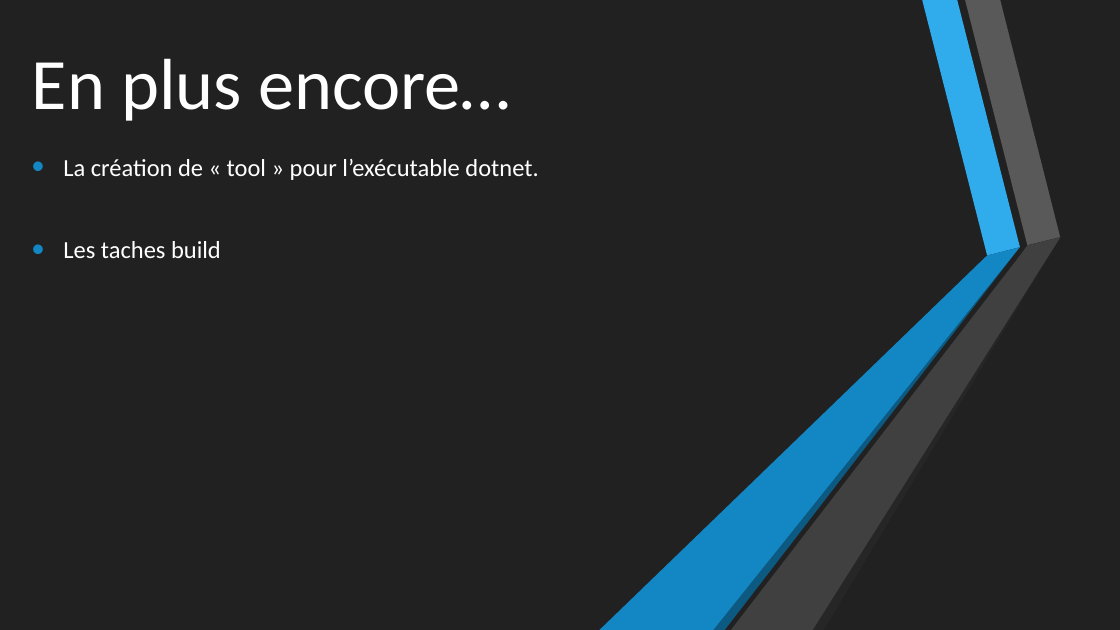
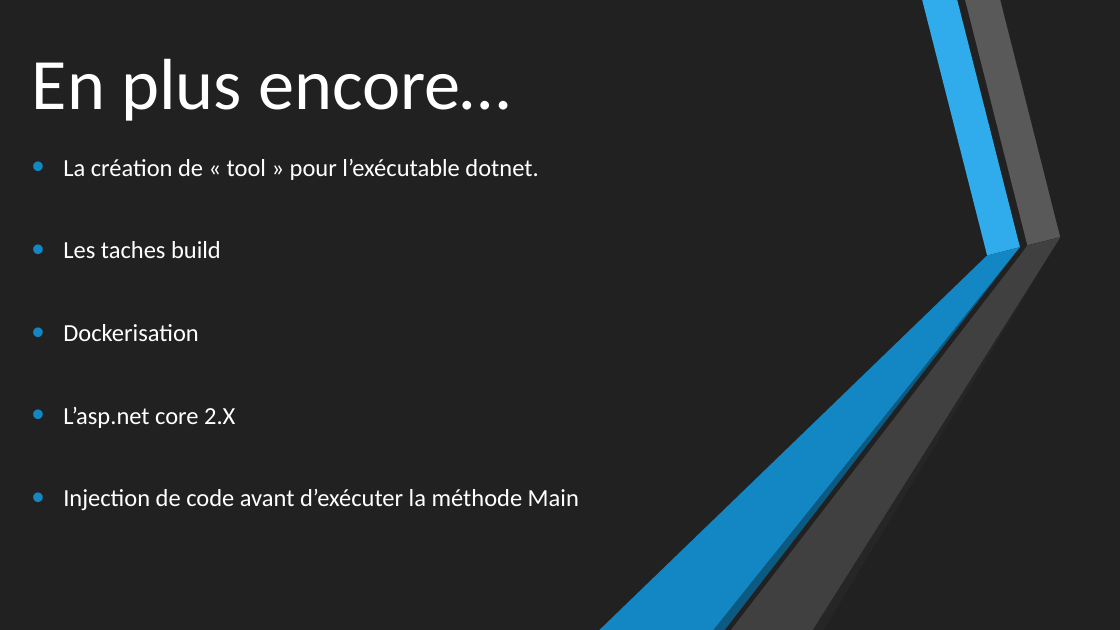
Before and after one commit to 74nu5/Meetup-MUG.net-05-02-2019, a slide deck: slide 19 of Présentation.pptx. Drawn at 1120x630 pixels with LibreOffice and Linux fonts; fonts in the diff are those of the drawing. Boxes give left, top, right and bottom in pixels: in the first picture for what was removed or moved away, otherwise in the second. Text is boxed around its words. In the diff, an @@ line names an element or a change of style, - is before the commit and + after.

```diff
--- a/Présentation.pptx
+++ b/Présentation.pptx
@@ text at [63, 324, 579, 510]: paragraphs added @@
+• Dockerisation
+• L’asp.net core 2.X
+• Injection de code avant d’exécuter la méthode Main
```
Also in this commit, not shown: 1 other slide changed, 1 other file.
